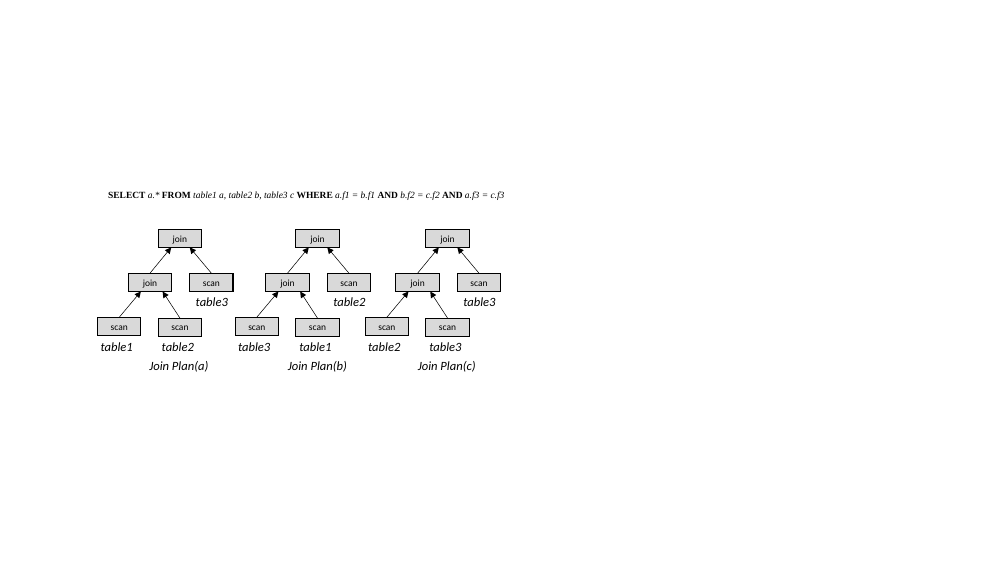
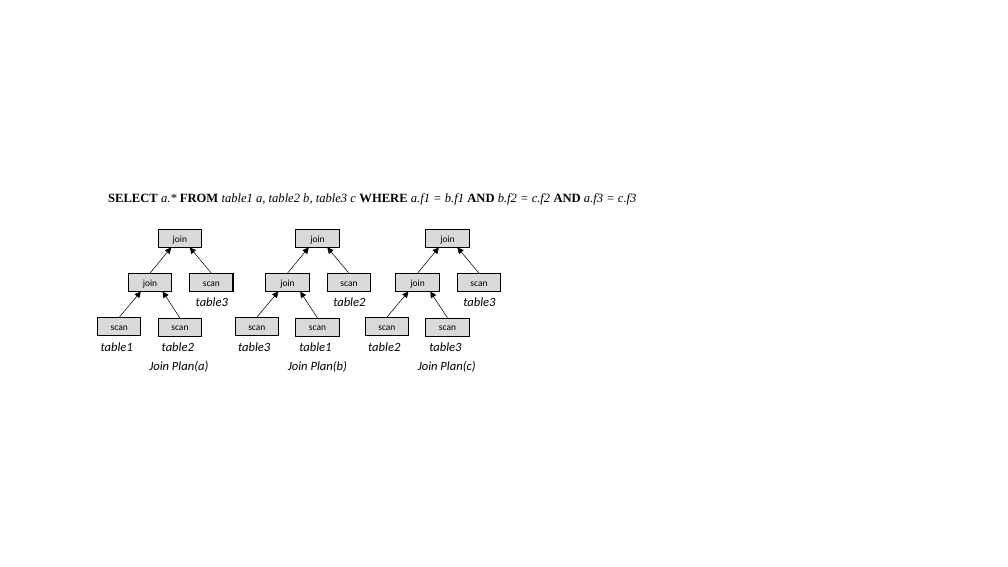
Before and after one commit to scott-zgeng/thor, a slide deck: slide 34 of doc/thor architecture.pptx (slide 40 before the commit). Drawn at 1008x567 pixels with LibreOffice and Linux fonts; fonts in the diff are those of the drawing. Boxes give left, top, right and bottom in pixels: in the first picture for what was removed or moved away, otherwise in the second. Text is boxed around its words. In the diff, an @@ line names an element or a change of style, - is before the commit and + after.

```diff
--- a/doc/thor architecture.pptx
+++ b/doc/thor architecture.pptx
@@ text "SELECT a.* FROM table1 a, ..." at box(108, 193, 636, 205): size 9 to 12 pt @@
```
Also in this commit, not shown: 9 other slides changed, 3 slides added, 6 slides removed, 1 other file.
